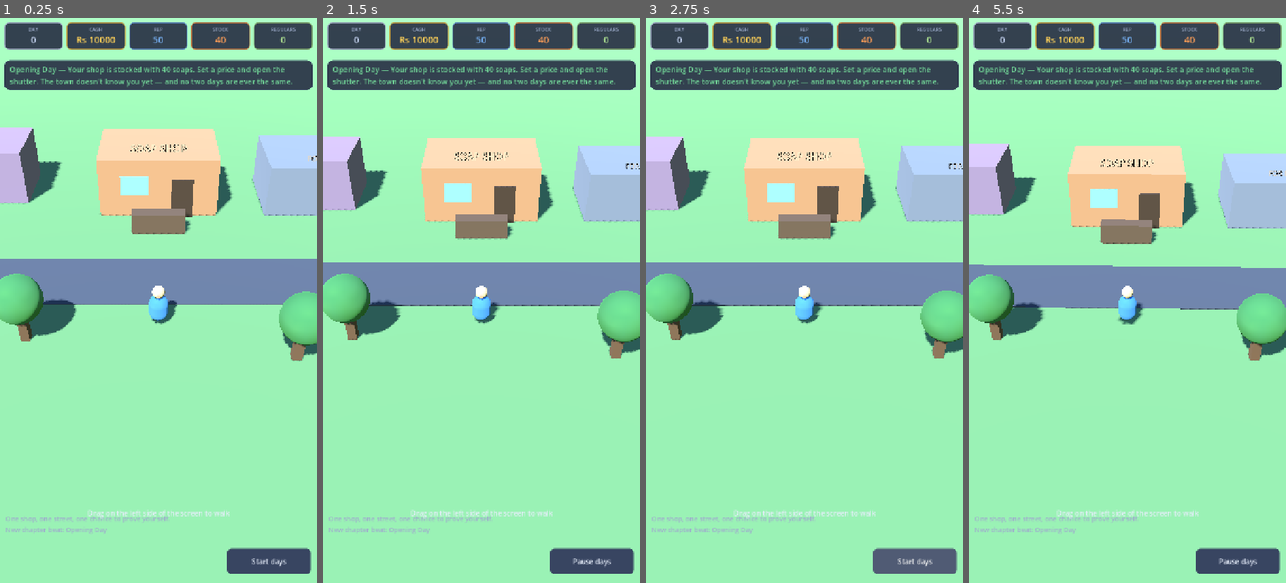
Above: before the commit, frames 1-4 (left to right).
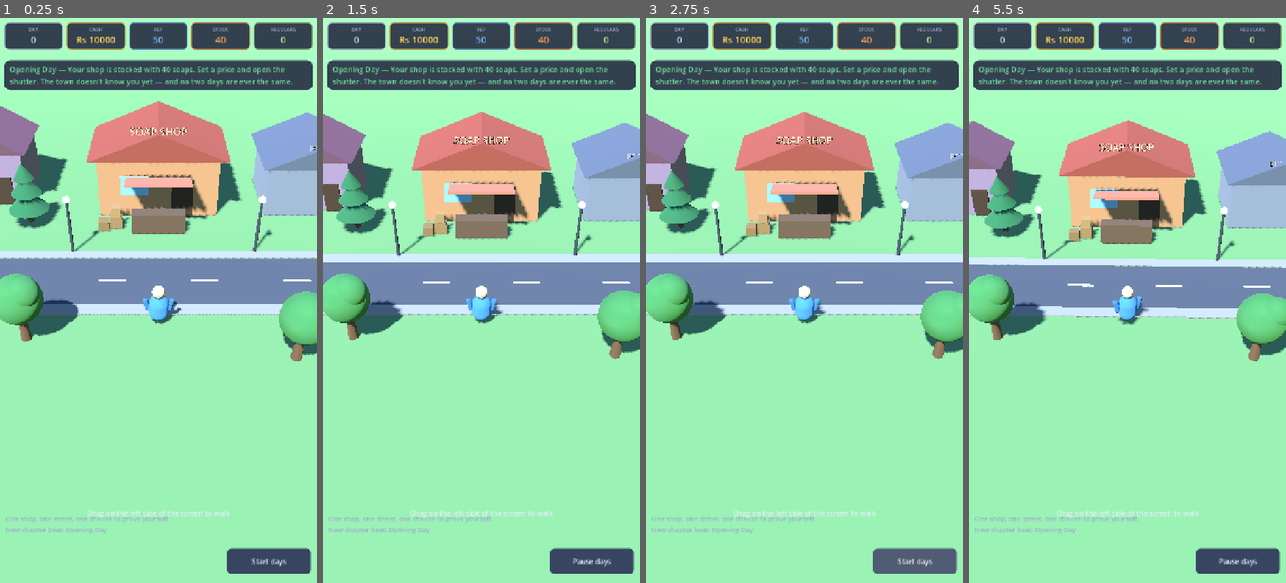
Above: after the commit, the same moments.

Repository: vikashamitian-claude/townbiz
Game: Godot game, scene res://scenes/Town3D.tscn
Two runs of this game, one before a commit and one after it. Both use one fixed random seed, a clock stepped at 60 frames per second and the inputs below.
Inputs (mouse positions are in pixels of both pictures, inside the frame that each line leads up to):
- Up to frame 1 (0.25 s): no input
- Up to frame 2 (1.5 s): click "Start days" at 0.5 s; move the mouse to (551, 272) at 1.27 s; click (551, 272) at 1.42 s
- Up to frame 3 (2.75 s): click "Pause days" at 2 s
- Up to frame 4 (5.5 s): click "Start days" at 2.75 s; drag from (1064, 328) to (1111, 413) at 3.52 s; move the mouse to (1159, 176) at 4.27 s; click (1159, 176) at 4.42 s; drag from (1111, 413) to (1032, 215) at 5.02 s

The runs differ from the first frame. In frame 1, 13% of the frame differs, in the area x 0-100%, y 14-61%; in frame 2, 12%; in frame 3, 12%; in frame 4, 12%.

Commit message:
Phase 3D-2: procedural low-poly town upgrade
Vikash asked to continue Phase 3D-2 (low-poly assets). External CC0 packs
aren't fetchable from this sandbox and binary .glb imports can't be
verified without Godot, so 3D-2 is implemented procedurally with Godot
built-in meshes — text-diffable, GL-Compatibility-safe, and GrayboxKit.gd
stays the single swap point if real packs are uploaded later (decision
recorded in HUMAN_DECISIONS.md).

- GrayboxKit: new building() with gabled prism roofs + door/window fronts
  (wall mesh named "Wall" — expansion repaint now looks it up by name
  instead of child index), upgraded person() with arms, round + pine
  trees, glowing lamp posts, crates, shared material helper.
- Town3D: shop and neighbor become roofed buildings (same footprints and
  colliders — every interaction point unchanged), counter gains an awning
  and stock crates, houses get roofs/doors/windows and face the road,
  sidewalks + center dashes + four street lamps, customers spawn in varied
  clothing colors (cosmetic randi() only, per biztown-rules), sign labels
  raised above the new roofs.
- Player3D: the founder gains arms to match.

Zero sim/engine/save changes. gdformat --check: all 16 files parse clean.
On-device screenshot is the real test for this phase — it's visual work.

Diff:
--- a/scripts/world3d/GrayboxKit.gd
+++ b/scripts/world3d/GrayboxKit.gd
@@ -1,12 +1,25 @@
 class_name GrayboxKit
-## BizTown 3D — shared graybox mesh builders for the walkable town.
-## Pure builders: no game state, no autoload references, no signals. This is
-## the single swap point for Phase 3D-2 (replacing boxes/capsules with real
-## low-poly assets) — see HUMAN_DECISIONS.md. Godot registers `class_name`
-## scripts globally, so callers use `GrayboxKit.foo(...)` with no preload,
-## the same way the rest of the codebase uses SimConfig/MissionData.
+## BizTown 3D — procedural low-poly builders for the walkable town (Phase 3D-2).
+## Name kept from the graybox phase for call-site stability; this is now the
+## stylized low-poly kit: gabled roofs, doors/windows, people with arms,
+## two tree types, glowing street lamps, crates. Still pure builders: no game
+## state, no autoload references, no signals. Godot built-in meshes only
+## (Box/Prism/Capsule/Sphere/Cylinder) — no imported binary assets, so the
+## whole town stays text-diffable and works identically on Android GL
+## Compatibility. External CC0 packs (Kenney-style) can still replace these
+## later; this file remains the single swap point (HUMAN_DECISIONS.md).
 
 const SKIN := Color(0.88, 0.74, 0.58)
+
+
+static func _mat(color: Color, emissive: bool = false) -> StandardMaterial3D:
+	var m := StandardMaterial3D.new()
+	m.albedo_color = color
+	if emissive:
+		m.emission_enabled = true
+		m.emission = color
+		m.emission_energy_multiplier = 1.4
+	return m
 
 
 ## A solid box with collision, parented under `parent`.
@@ -21,9 +34,7 @@
 	var mesh := MeshInstance3D.new()
 	var box := BoxMesh.new()
 	box.size = size
-	var mat := StandardMaterial3D.new()
-	mat.albedo_color = color
-	box.material = mat
+	box.material = _mat(color)
 	mesh.mesh = box
 	body.add_child(mesh)
 	parent.add_child(body)
@@ -35,9 +46,7 @@
 	var mesh := MeshInstance3D.new()
 	var box := BoxMesh.new()
 	box.size = size
-	var mat := StandardMaterial3D.new()
-	mat.albedo_color = color
-	box.material = mat
+	box.material = _mat(color)
 	mesh.mesh = box
 	mesh.position = pos
 	parent.add_child(mesh)
@@ -57,44 +66,163 @@
 	return l
 
 
-## A trunk + sphere-crown tree, parented under `parent`.
+## A low-poly building: colliding walls, gabled prism roof, door and window
+## on the road-facing side. `face` is the z-sign of the front (+1 faces +Z).
+## The wall mesh is named "Wall" — Town3D repaints it on expansion; keep the
+## name stable.
+static func building(
+	parent: Node3D, pos: Vector3, size: Vector3,
+	wall_color: Color, roof_color: Color, face: float = 1.0, with_front: bool = true
+) -> Node3D:
+	var body := StaticBody3D.new()
+	body.position = pos
+	var col := CollisionShape3D.new()
+	var shape := BoxShape3D.new()
+	shape.size = size
+	col.shape = shape
+	body.add_child(col)
+
+	var wall := MeshInstance3D.new()
+	var box := BoxMesh.new()
+	box.size = size
+	box.material = _mat(wall_color)
+	wall.mesh = box
+	wall.name = "Wall"
+	body.add_child(wall)
+
+	var roof := MeshInstance3D.new()
+	var prism := PrismMesh.new()
+	prism.size = Vector3(size.x * 1.15, size.y * 0.45, size.z * 1.15)
+	prism.left_to_right = 0.5
+	prism.material = _mat(roof_color)
+	roof.mesh = prism
+	roof.name = "Roof"
+	roof.position = Vector3(0, size.y * 0.5 + prism.size.y * 0.5, 0)
+	body.add_child(roof)
+
+	if with_front:
+		var zf: float = face * (size.z * 0.5 + 0.06)
+		var door := MeshInstance3D.new()
+		var dbox := BoxMesh.new()
+		dbox.size = Vector3(size.x * 0.22, size.y * 0.55, 0.12)
+		dbox.material = _mat(Color(0.30, 0.22, 0.16))
+		door.mesh = dbox
+		door.position = Vector3(size.x * 0.22, -size.y * 0.5 + dbox.size.y * 0.5, zf)
+		body.add_child(door)
+		var window := MeshInstance3D.new()
+		var wbox := BoxMesh.new()
+		wbox.size = Vector3(size.x * 0.26, size.y * 0.28, 0.12)
+		wbox.material = _mat(Color(0.62, 0.82, 0.95))
+		window.mesh = wbox
+		window.position = Vector3(-size.x * 0.22, size.y * 0.08, zf)
+		body.add_child(window)
+
+	parent.add_child(body)
+	return body
+
+
+## A round leafy tree (trunk + two-sphere crown).
 static func tree(parent: Node3D, pos: Vector3) -> void:
-	visual_box(parent, pos + Vector3(0, 0.6, 0), Vector3(0.35, 1.2, 0.35), Color(0.45, 0.32, 0.22))
-	var crown := MeshInstance3D.new()
+	var trunk := MeshInstance3D.new()
+	var cyl := CylinderMesh.new()
+	cyl.top_radius = 0.14
+	cyl.bottom_radius = 0.2
+	cyl.height = 1.2
+	cyl.material = _mat(Color(0.45, 0.32, 0.22))
+	trunk.mesh = cyl
+	trunk.position = pos + Vector3(0, 0.6, 0)
+	parent.add_child(trunk)
+	for crown_data in [[Vector3(0, 1.9, 0), 0.9], [Vector3(0.35, 2.35, 0.2), 0.55]]:
+		var crown := MeshInstance3D.new()
+		var s := SphereMesh.new()
+		s.radius = crown_data[1]
+		s.height = crown_data[1] * 2.0
+		s.material = _mat(Color(0.30, 0.55, 0.30))
+		crown.mesh = s
+		crown.position = pos + crown_data[0]
+		parent.add_child(crown)
+
+
+## A pine tree (trunk + stacked cones).
+static func pine_tree(parent: Node3D, pos: Vector3) -> void:
+	var trunk := MeshInstance3D.new()
+	var cyl := CylinderMesh.new()
+	cyl.top_radius = 0.12
+	cyl.bottom_radius = 0.16
+	cyl.height = 0.9
+	cyl.material = _mat(Color(0.40, 0.28, 0.20))
+	trunk.mesh = cyl
+	trunk.position = pos + Vector3(0, 0.45, 0)
+	parent.add_child(trunk)
+	var tiers: Array = [[1.2, 1.0, 1.0], [2.0, 0.75, 0.9], [2.7, 0.5, 0.8]]
+	for tier in tiers:
+		var cone := MeshInstance3D.new()
+		var c := CylinderMesh.new()
+		c.top_radius = 0.0
+		c.bottom_radius = tier[1]
+		c.height = tier[2]
+		c.material = _mat(Color(0.22, 0.45, 0.28))
+		cone.mesh = c
+		cone.position = pos + Vector3(0, tier[0], 0)
+		parent.add_child(cone)
+
+
+## A street lamp with a softly glowing head.
+static func lamp_post(parent: Node3D, pos: Vector3) -> void:
+	var pole := MeshInstance3D.new()
+	var cyl := CylinderMesh.new()
+	cyl.top_radius = 0.06
+	cyl.bottom_radius = 0.08
+	cyl.height = 2.6
+	cyl.material = _mat(Color(0.25, 0.27, 0.30))
+	pole.mesh = cyl
+	pole.position = pos + Vector3(0, 1.3, 0)
+	parent.add_child(pole)
+	var lamp := MeshInstance3D.new()
 	var s := SphereMesh.new()
-	s.radius = 0.9
-	s.height = 1.8
-	var mat := StandardMaterial3D.new()
-	mat.albedo_color = Color(0.30, 0.55, 0.30)
-	s.material = mat
-	crown.mesh = s
-	crown.position = pos + Vector3(0, 1.9, 0)
-	parent.add_child(crown)
-
-
-## A simple graybox person (capsule body + sphere head), named "Body"/"Head"
-## for tint_person(). NOT parented — the caller decides where it goes
-## (a fixed NPC slot vs. a pooled customer-spawn root).
+	s.radius = 0.17
+	s.height = 0.34
+	s.material = _mat(Color(1.0, 0.92, 0.70), true)
+	lamp.mesh = s
+	lamp.position = pos + Vector3(0, 2.7, 0)
+	parent.add_child(lamp)
+
+
+## A small stock crate (visual only).
+static func crate(parent: Node3D, pos: Vector3, side: float, color: Color) -> void:
+	visual_box(parent, pos + Vector3(0, side * 0.5, 0), Vector3(side, side, side), color)
+
+
+## A low-poly person: capsule body, sphere head, two arms. Children named
+## "Body"/"Head"/"ArmL"/"ArmR" for tint_person(). NOT parented — the caller
+## decides where it goes (a fixed NPC slot vs. the customer-spawn root).
 static func person(body_color: Color) -> Node3D:
 	var root := Node3D.new()
 	var body := MeshInstance3D.new()
 	var cap := CapsuleMesh.new()
-	cap.radius = 0.32
+	cap.radius = 0.30
 	cap.height = 1.0
-	var bmat := StandardMaterial3D.new()
-	bmat.albedo_color = body_color
-	cap.material = bmat
+	cap.material = _mat(body_color)
 	body.mesh = cap
 	body.position.y = 0.6
 	body.name = "Body"
 	root.add_child(body)
+	for arm_data in [["ArmL", -0.36, 0.22], ["ArmR", 0.36, -0.22]]:
+		var arm := MeshInstance3D.new()
+		var acap := CapsuleMesh.new()
+		acap.radius = 0.09
+		acap.height = 0.55
+		acap.material = _mat(body_color.darkened(0.12))
+		arm.mesh = acap
+		arm.name = arm_data[0]
+		arm.position = Vector3(arm_data[1], 0.72, 0)
+		arm.rotation.z = arm_data[2]
+		root.add_child(arm)
 	var head := MeshInstance3D.new()
 	var sph := SphereMesh.new()
 	sph.radius = 0.2
 	sph.height = 0.4
-	var hmat := StandardMaterial3D.new()
-	hmat.albedo_color = SKIN
-	sph.material = hmat
+	sph.material = _mat(SKIN)
 	head.mesh = sph
 	head.position.y = 1.3
 	head.name = "Head"
@@ -102,10 +230,9 @@
 	return root
 
 
-## Recolor a person's body (e.g. to flag a turned-away customer).
+## Recolor a person's body and arms (e.g. to flag a turned-away customer).
 static func tint_person(p: Node3D, color: Color) -> void:
-	var body := p.get_node_or_null("Body") as MeshInstance3D
-	if body != null and body.mesh is CapsuleMesh:
-		var mat := StandardMaterial3D.new()
-		mat.albedo_color = color
-		(body.mesh as CapsuleMesh).material = mat
+	for part in [["Body", color], ["ArmL", color.darkened(0.12)], ["ArmR", color.darkened(0.12)]]:
+		var mesh := p.get_node_or_null(part[0]) as MeshInstance3D
+		if mesh != null and mesh.mesh is CapsuleMesh:
+			(mesh.mesh as CapsuleMesh).material = _mat(part[1])
--- a/scripts/world3d/Player3D.gd
+++ b/scripts/world3d/Player3D.gd
@@ -61,6 +61,19 @@
 	nose_mesh.material = nose_mat
 	visual.add_child(nose)
 
+	for arm_data in [[-0.46, 0.24], [0.46, -0.24]]:
+		var arm := MeshInstance3D.new()
+		var arm_mesh := CapsuleMesh.new()
+		arm_mesh.radius = 0.10
+		arm_mesh.height = 0.62
+		var arm_mat := StandardMaterial3D.new()
+		arm_mat.albedo_color = Color(0.25, 0.47, 0.75)
+		arm_mesh.material = arm_mat
+		arm.mesh = arm_mesh
+		arm.position = Vector3(arm_data[0], 0.80, 0)
+		arm.rotation.z = arm_data[1]
+		visual.add_child(arm)
+
 
 func _unhandled_input(event: InputEvent) -> void:
 	if event is InputEventScreenTouch:
--- a/scripts/world3d/Town3D.gd
+++ b/scripts/world3d/Town3D.gd
@@ -28,6 +28,12 @@
 const BAD := Color(0.92, 0.42, 0.42)
 const WARN := Color(0.96, 0.80, 0.36)
 const ACCENT := Color(0.45, 0.85, 0.6)
+
+# Cosmetic clothing palette for spawned customers (UI-only variety)
+const CUSTOMER_COLORS: Array = [
+	Color(0.55, 0.62, 0.78), Color(0.75, 0.55, 0.45), Color(0.55, 0.70, 0.52),
+	Color(0.72, 0.62, 0.42), Color(0.62, 0.52, 0.70), Color(0.48, 0.65, 0.68),
+]
 
 # --- World points ---
 const COUNTER_POS := Vector3(0, 0, -2.5)     # in front of the shop door
@@ -172,35 +178,60 @@
 
 	# Ground (oversized well past the walkable BOUND so its edge is never in frame)
 	GrayboxKit.static_box(self, Vector3(0, -0.25, 0), Vector3(200, 0.5, 200), Color(0.45, 0.62, 0.38))
-	# Road (visual strip, no collider needed)
+	# Road with sidewalks and center dashes (visual, no colliders)
 	GrayboxKit.visual_box(self, Vector3(0, 0.02, 1.5), Vector3(40, 0.04, 3.2), Color(0.32, 0.33, 0.36))
-
-	# The soap shop
-	shop_body = GrayboxKit.static_box(
-		self, Vector3(0, 1.5, -6), Vector3(6, 3, 4), Color(0.78, 0.55, 0.38))
+	var sidewalk_col := Color(0.62, 0.60, 0.56)
+	GrayboxKit.visual_box(self, Vector3(0, 0.03, -0.4), Vector3(40, 0.06, 0.6), sidewalk_col)
+	GrayboxKit.visual_box(self, Vector3(0, 0.03, 3.4), Vector3(40, 0.06, 0.6), sidewalk_col)
+	for dash_x in range(-18, 19, 4):
+		GrayboxKit.visual_box(
+			self, Vector3(dash_x, 0.045, 1.5), Vector3(1.2, 0.02, 0.16), Color(0.85, 0.85, 0.80))
+
+	# The player's shop (same footprint/collider as always; Town3D draws its
+	# own storefront, so the building's generic door/window are disabled)
+	shop_body = GrayboxKit.building(
+		self, Vector3(0, 1.5, -6), Vector3(6, 3, 4),
+		Color(0.78, 0.55, 0.38), Color(0.62, 0.30, 0.24), 1.0, false)
 	GrayboxKit.visual_box(  # door
 		self, Vector3(1.2, 1.0, -3.95), Vector3(1.1, 2.0, 0.12), Color(0.30, 0.22, 0.16))
 	GrayboxKit.visual_box(  # window
 		self, Vector3(-1.2, 1.7, -3.95), Vector3(1.4, 1.0, 0.12), Color(0.55, 0.78, 0.95))
-	GrayboxKit.label3d(self, business.shop_sign_text, Vector3(0, 3.6, -4), 96, Color(1, 0.95, 0.8))
-	# Counter (in front, under an awning)
+	GrayboxKit.label3d(self, business.shop_sign_text, Vector3(0, 4.4, -4), 96, Color(1, 0.95, 0.8))
+	# Counter with a sloped awning and stock crates beside it
 	GrayboxKit.visual_box(self, Vector3(0, 0.5, -2.6), Vector3(2.6, 1.0, 0.7), Color(0.42, 0.32, 0.24))
-
-	# The shop next door (expansion target)
-	neighbor_body = GrayboxKit.static_box(
-		self, Vector3(8, 1.3, -6), Vector3(5, 2.6, 4), Color(0.52, 0.53, 0.58))
+	var awning := GrayboxKit.visual_box(
+		self, Vector3(0, 2.35, -3.0), Vector3(3.2, 0.08, 1.6), Color(0.85, 0.45, 0.35))
+	awning.rotation.x = -0.22
+	GrayboxKit.crate(self, Vector3(-2.1, 0, -3.0), 0.6, Color(0.62, 0.47, 0.30))
+	GrayboxKit.crate(self, Vector3(-2.1, 0.6, -3.0), 0.45, Color(0.68, 0.52, 0.34))
+	GrayboxKit.crate(self, Vector3(-2.7, 0, -2.7), 0.5, Color(0.58, 0.44, 0.28))
+
+	# The shop next door (expansion target; keeps its "Wall" mesh repaintable)
+	neighbor_body = GrayboxKit.building(
+		self, Vector3(8, 1.3, -6), Vector3(5, 2.6, 4),
+		Color(0.52, 0.53, 0.58), Color(0.38, 0.40, 0.45), 1.0, false)
 	neighbor_sign = GrayboxKit.label3d(
-		self, "FOR RENT", Vector3(8, 3.1, -4), 72, Color(0.85, 0.85, 0.85))
-
-	# Filler houses (set dressing)
-	GrayboxKit.static_box(self, Vector3(-9, 1.4, -7), Vector3(4, 2.8, 3.5), Color(0.62, 0.50, 0.60))
-	GrayboxKit.static_box(self, Vector3(-15, 1.2, -5), Vector3(3.5, 2.4, 3), Color(0.50, 0.60, 0.68))
-	GrayboxKit.static_box(self, Vector3(14, 1.3, -6.5), Vector3(4, 2.6, 3.5), Color(0.68, 0.60, 0.45))
-	GrayboxKit.static_box(self, Vector3(-12, 1.2, 6.5), Vector3(4, 2.4, 3), Color(0.58, 0.55, 0.50))
-	GrayboxKit.static_box(self, Vector3(11, 1.3, 7), Vector3(4.5, 2.6, 3.2), Color(0.52, 0.62, 0.55))
-	# Trees
-	for p in [Vector3(-5, 0, 5), Vector3(5, 0, 6), Vector3(16, 0, 2.8), Vector3(-17, 0, 3.2)]:
+		self, "FOR RENT", Vector3(8, 3.6, -4), 72, Color(0.85, 0.85, 0.85))
+
+	# Filler houses (set dressing; same footprints/colliders as before)
+	GrayboxKit.building(self, Vector3(-9, 1.4, -7), Vector3(4, 2.8, 3.5),
+		Color(0.62, 0.50, 0.60), Color(0.45, 0.30, 0.35), 1.0)
+	GrayboxKit.building(self, Vector3(-15, 1.2, -5), Vector3(3.5, 2.4, 3),
+		Color(0.50, 0.60, 0.68), Color(0.32, 0.38, 0.48), 1.0)
+	GrayboxKit.building(self, Vector3(14, 1.3, -6.5), Vector3(4, 2.6, 3.5),
+		Color(0.68, 0.60, 0.45), Color(0.50, 0.38, 0.26), 1.0)
+	GrayboxKit.building(self, Vector3(-12, 1.2, 6.5), Vector3(4, 2.4, 3),
+		Color(0.58, 0.55, 0.50), Color(0.40, 0.34, 0.30), -1.0)
+	GrayboxKit.building(self, Vector3(11, 1.3, 7), Vector3(4.5, 2.6, 3.2),
+		Color(0.52, 0.62, 0.55), Color(0.34, 0.44, 0.38), -1.0)
+
+	# Trees (two kinds) and street lamps along the road
+	for p in [Vector3(-5, 0, 5), Vector3(5, 0, 6), Vector3(16, 0, 2.8)]:
 		GrayboxKit.tree(self, p)
+	for p in [Vector3(-17, 0, 3.2), Vector3(-6.5, 0, -3.5), Vector3(17.5, 0, -4)]:
+		GrayboxKit.pine_tree(self, p)
+	for lamp_x in [-13.0, -4.0, 4.5, 13.0]:
+		GrayboxKit.lamp_post(self, Vector3(lamp_x, 0, -0.7))
 
 	# Ravi (idle NPC; shown when relevant)
 	ravi_npc = GrayboxKit.person(Color(0.35, 0.48, 0.78))
@@ -604,7 +635,8 @@
 
 
 func _spawn_customer_3d(served: bool, idx: int) -> void:
-	var npc := GrayboxKit.person(Color(0.55, 0.62, 0.78))
+	# Cosmetic-only randomness (allowed outside GameState.rng per biztown-rules)
+	var npc := GrayboxKit.person(CUSTOMER_COLORS[randi() % CUSTOMER_COLORS.size()])
 	var from_left: bool = (idx % 2) == 0
 	npc.position = SPAWN_LEFT if from_left else SPAWN_RIGHT
 	npc_root.add_child(npc)
@@ -700,7 +732,7 @@
 		return
 	neighbor_sign.text = sign_text
 	neighbor_sign.modulate = sign_col
-	var mesh := neighbor_body.get_child(1) as MeshInstance3D
+	var mesh := neighbor_body.get_node_or_null("Wall") as MeshInstance3D
 	if mesh != null and mesh.mesh is BoxMesh:
 		var box := mesh.mesh as BoxMesh
 		var mat := box.material as StandardMaterial3D
Not shown, changed: .agent_reports/claude_latest.md
Not shown, changed: HUMAN_DECISIONS.md
Not shown, changed: TASKS.md
